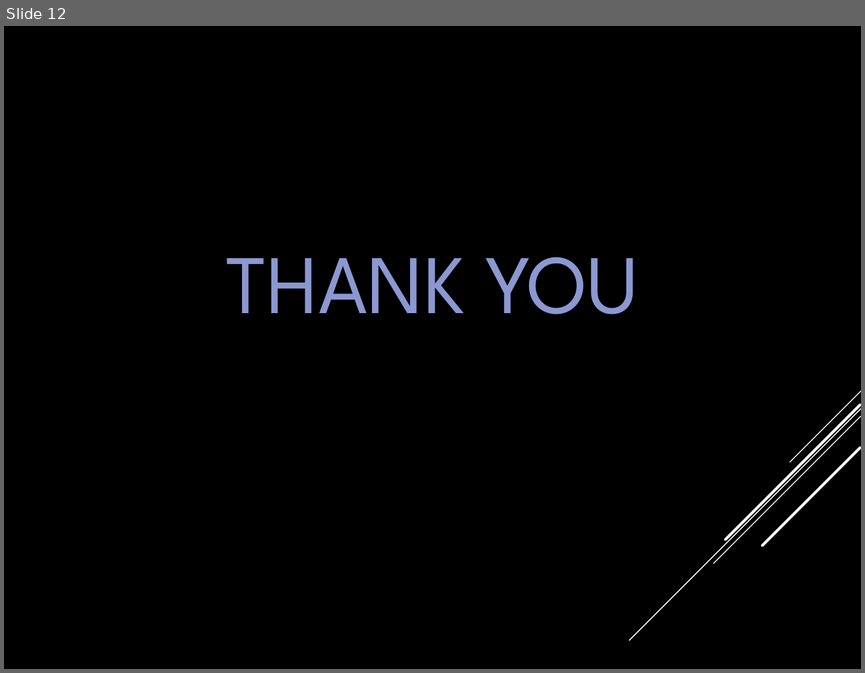
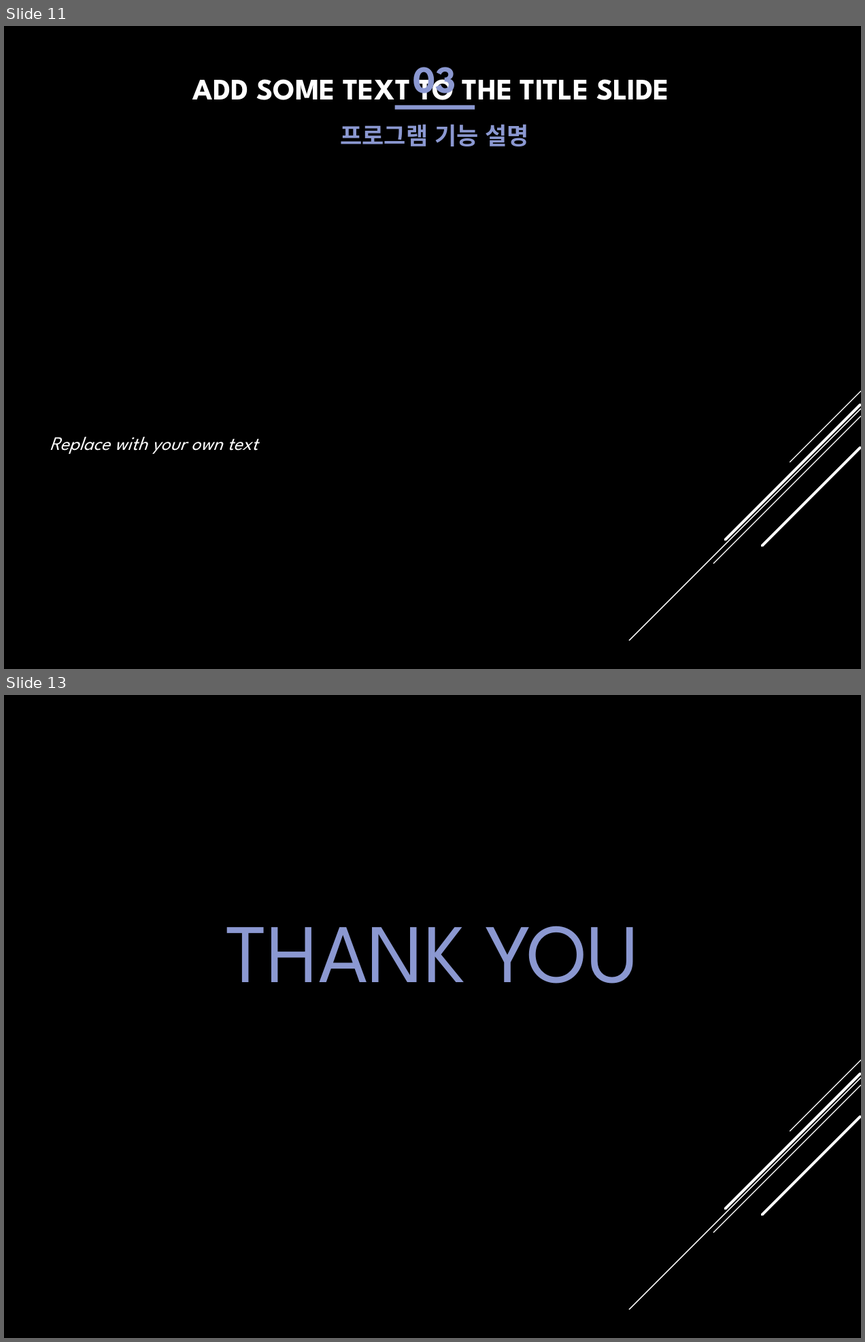
Before and after one commit to hyunwns78/ticketing_macro_HJ, a slide deck: KTX SRT 예약 매크로 프로그램.pptx. Shown one above the other, each under a label of ours: slide 12 before the commit, slides 11 and 13 after it; the slides between them are not shown. The pictures are 865x673 and 865x1342 pixels, drawn with LibreOffice and Linux fonts; fonts in the diff are those of the drawing; background and template pictures are left out. Boxes give left, top, right and bottom in pixels: in the first picture for what was removed or moved away, otherwise in the second. Text is boxed around its words. In the diff, an @@ line names an element or a change of style, - is before the commit and + after.

```diff
--- a/KTX SRT 예약 매크로 프로그램.pptx
+++ b/KTX SRT 예약 매크로 프로그램.pptx
@@ slide 11 added at (4, 26, 861, 669), background picture (left out); not listed: 5 template elements that a slide beside it also shows @@
@@ title added at (193, 70, 669, 108), 25 pt, text #FFFFFF, bold @@
+ADD SOME TEXT TO THE TITLE SLIDE
@@ text added at (413, 67, 456, 100), 32 pt, text #8B98D1, bold @@
+03
@@ rectangle added at (395, 105, 475, 109), fill #8B98D1 @@
@@ text added at (341, 124, 529, 146), 20 pt, text #8B98D1, bold @@
+프로그램 기능 설명
@@ text added at (50, 436, 258, 454), 16 pt, text #FFFFFF, italic @@
+Replace with your own text
@@ what was slide 12 is now slide 13 @@
```
Also in this commit, not shown: 9 slides changed, 1 other slide added, 1 slide removed.
